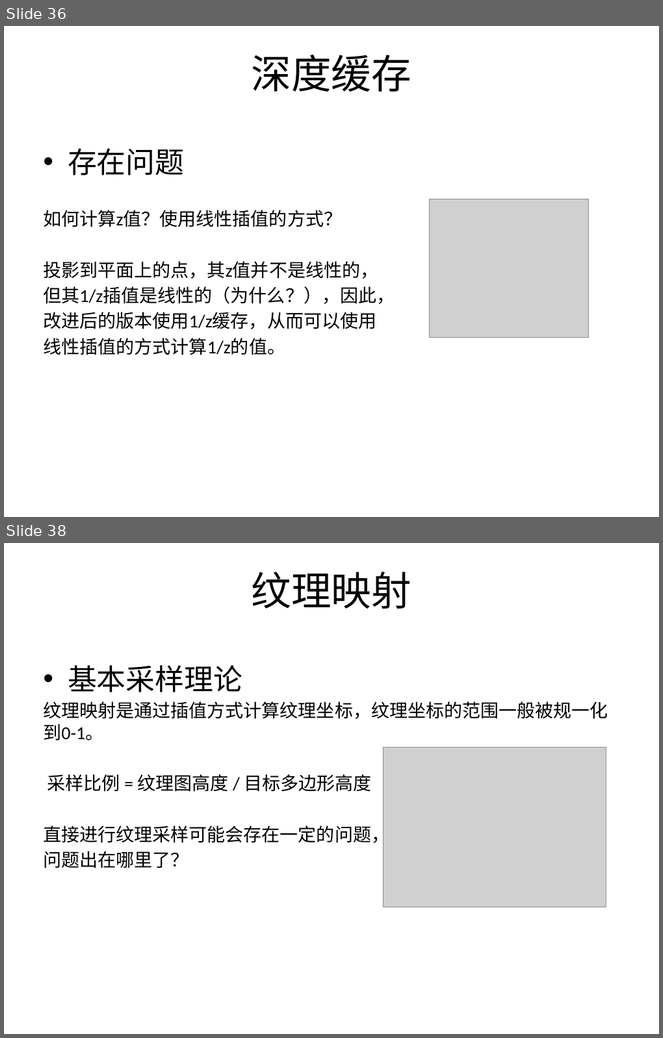
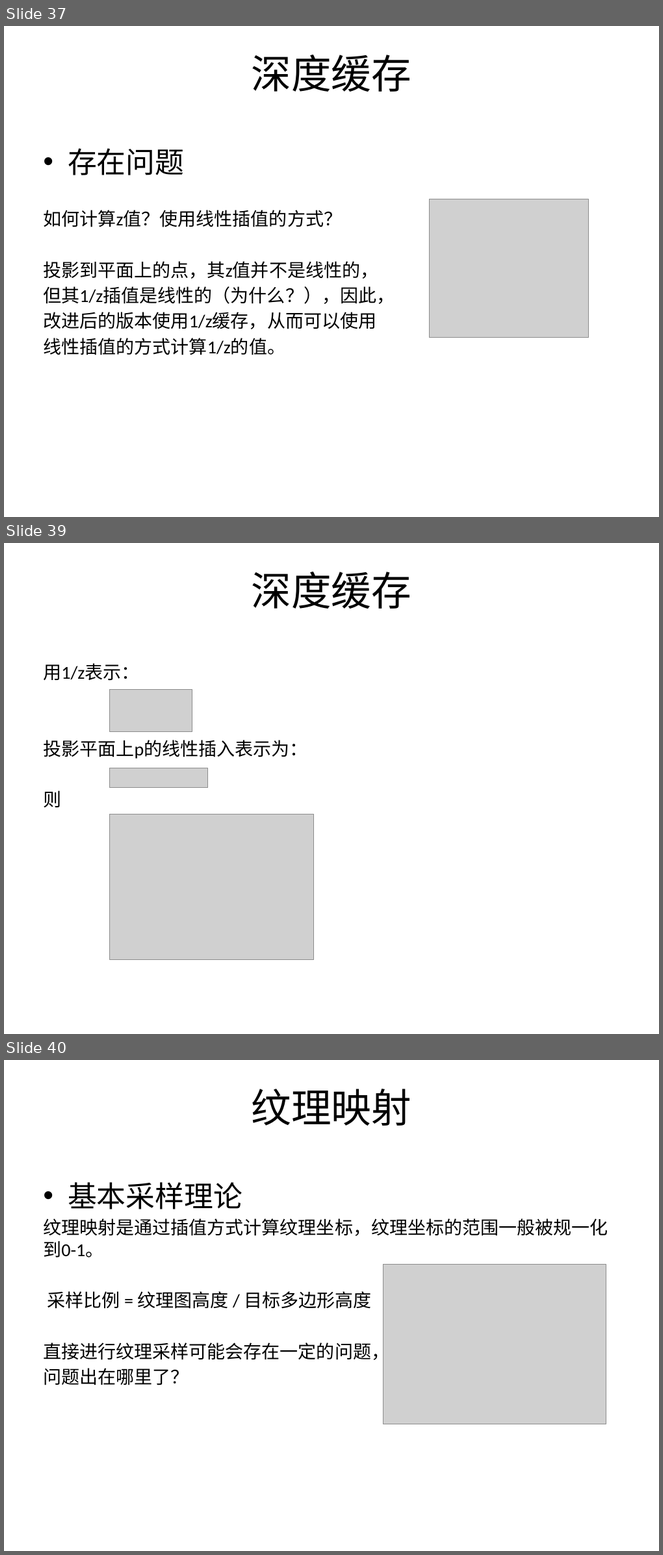
Before and after one commit to SeventhMage/MagicX, a slide deck: SoftEngine/doc/SoftwareRender.pptx. Shown one above the other, each under a label of ours: slides 36 and 38 before the commit, slides 37, 39 and 40 after it; the slides between them are not shown. The pictures are 663x1038 and 663x1555 pixels, drawn with LibreOffice and Linux fonts; fonts in the diff are those of the drawing; grey boxes stand for pictures; background and template pictures are left out. Boxes give left, top, right and bottom in pixels: in the first picture for what was removed or moved away, otherwise in the second. Text is boxed around its words. In the diff, an @@ line names an element or a change of style, - is before the commit and + after.

```diff
--- a/SoftEngine/doc/SoftwareRender.pptx
+++ b/SoftEngine/doc/SoftwareRender.pptx
@@ slide 39 added at (4, 543, 659, 1034), background picture (left out) @@
@@ title added at (252, 572, 412, 609), 44 pt, text #000000 @@
+深度缓存
@@ text added at (43, 663, 308, 808), 20 pt, text #000000 @@
+用1/z表示：
+投影平面上p的线性插入表示为：
+则
@@ picture added at (109, 690, 192, 732) @@
@@ picture added at (109, 769, 207, 788) @@
@@ picture added at (109, 814, 313, 960) @@
@@ what was slide 36 is now slide 37 @@
@@ what was slide 38 is now slide 40 @@
```
Also in this commit, not shown: 4 slides changed, 1 other slide added.
